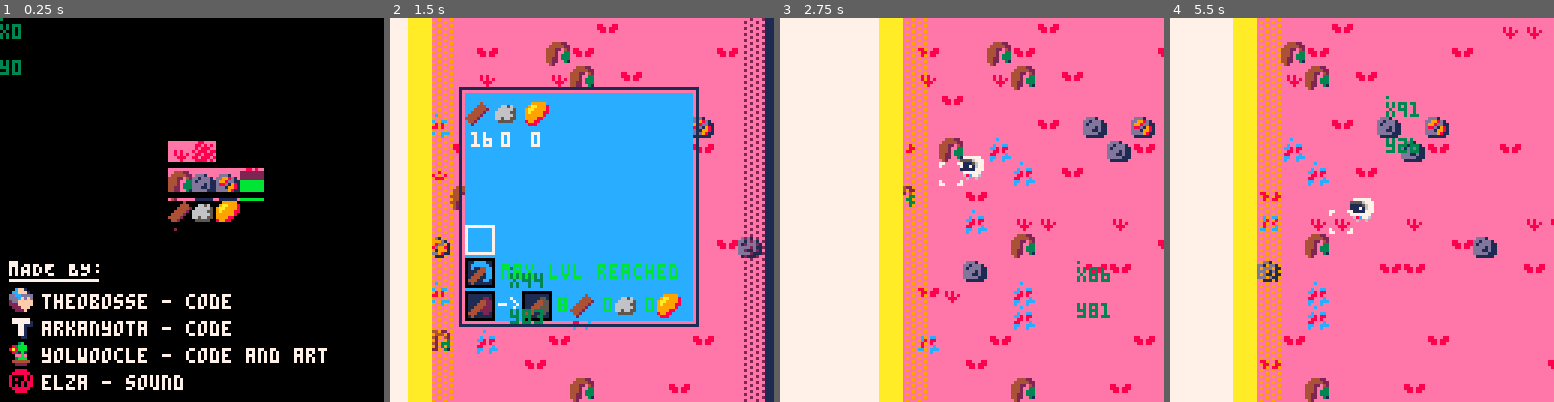
Above: before the commit, frames 1-4 (left to right).
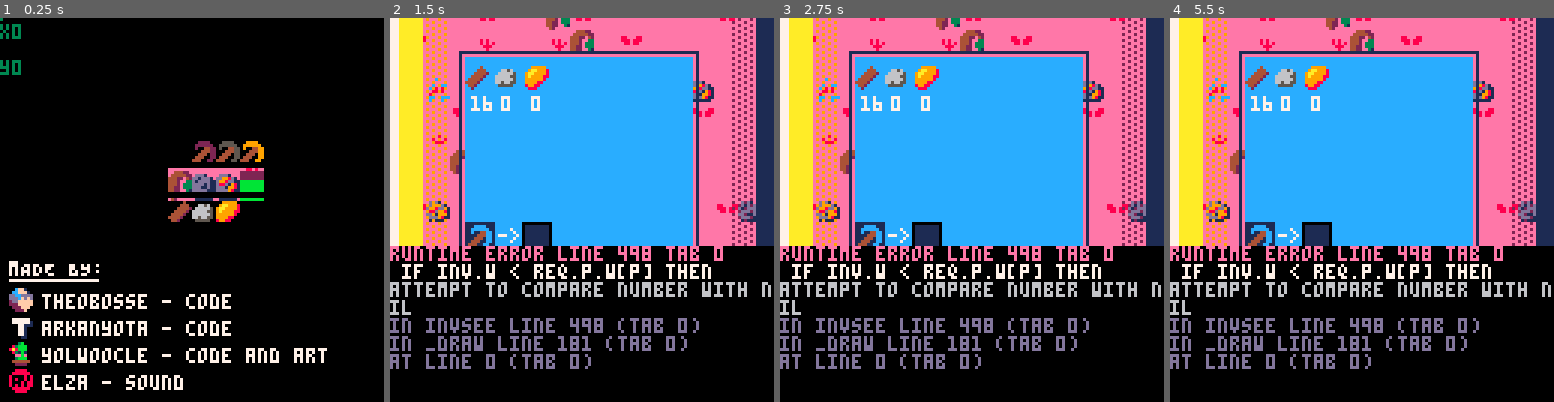
Above: after the commit, the same moments.

Repository: ARKANYOTA/ludumdare47
Game: PICO-8 cartridge arkanv1.p8
Same seed, same stepped clock (60 frames per second), same inputs: the game is played once before the commit and once after it.
Inputs (mouse positions are in pixels of both pictures, inside the frame that each line leads up to):
- Up to frame 1 (0.25 s): no input
- Up to frame 2 (1.5 s): tap O (Z key) at 0.33, 0.7, 1.43 s; click (459, 121) at 0.67 s; tap X (X key) at 1.07 s; click (520, 267) at 1.22 s
- Up to frame 3 (2.75 s): click (975, 114) at 1.77 s; hold Left 1.97-2.37 s; tap X (X key) at 2.07, 2.4, 2.73 s; tap O (Z key) at 2.22 s; click (1037, 259) at 2.32 s; hold Down from 2.42 s (still down)
- Up to frame 4 (5.5 s): release Down at 2.82 s; click (1492, 106) at 2.87 s; hold Right 2.87-3.53 s; tap X (X key) every 0.33 s from 3.07 to 5.4 s; tap O (Z key) at 3.1, 3.98, 4.87 s; click (1254, 256) at 3.42 s; hold Up 3.58-4.08 s; click (1315, 102) at 3.97 s; hold Right 4.13-4.53 s; click (1381, 248) at 4.52 s; hold Down 4.58-5.08 s; click (1442, 94) at 5.07 s; hold Left from 5.13 s (still down)

The runs differ from the first frame. In frame 1, 1.1% of the frame differs, in the area x 43-69%, y 32-56%; in frame 2, 56%; in frame 3, 87%, in the area x 0-100%, y 0-100%; in frame 4, 86%.
Error after the commit: runtime error line 498 tab 0; if inv.w < req.p.w[p] then; attempt to compare number with nil

Commit message:
stone is ok

Diff:
--- a/arkanv1.p8
+++ b/arkanv1.p8
@@ -7,7 +7,7 @@
 --yolwoocle
 --and elza
 sp = 0 --0=blanc; 1=jaune; 2=rouge
-bdebug = false
+bdebug = true
 clock=0
 --camera
 cx = 0
@@ -39,12 +39,9 @@
 --pioche(pixaxe)
 p=4
 --hache(axe)
-
-a=1
-pmax = 3
-amax = 3
+a=4
+
 inv={w=16,s=0,i=0,c=0,m=0}
-
 open=false
 --requied item
 req={
@@ -58,13 +55,7 @@
 		s={0,2,4},
 		i={0,0,5}
 	},
-	f={
-		w={64,64,64,64},
-		s={64,64,64,64},
-		i={64,64,64,64},
-		c={64,64,64,64},
-		m={64,64,64,64}
-	}
+	f={64,64,64}
 }
 sobj = 0
 
@@ -163,11 +154,17 @@
 		mat=mget(cux/8,cuy/8)
 		t=gettime(mat)
 		if mt>0 and
-		canmine(m) then
+		canmine(mat) then
 		  color(1)
-		  pe=((mt/t)*100)\1
+		  if t==nil then
+		    pe=0
+		  else
+		    pe=((mt/t)*100)\1
+		  end
+
 		  lx=cux
 		  ly=cuy
+
 		  if rot==0 then
 		    ly-=8
 		  elseif rot==1 then
@@ -273,12 +270,14 @@
       return 120
     end
   elseif material==81 then
-    if p==1 then
+    if p==2 then
       return 120
-    elseif p==2 then
+    elseif p==3 then
       return 90
-    elseif p==3 then
+    elseif p==4 then
       return 70
+    else
+      return 50
     end
   elseif material==82 then
     if p==1 then
@@ -313,27 +312,23 @@
 -- menu
 intmenu = 0
 tuto = false
-info = true
 function upmenu()
 	--btn control
 
  if btnp(⬇️) then intmenu +=1 end
  if btnp(⬆️) then intmenu -=1 end
  if btnp(❎) or btnp(🅾️) then
-  if intmenu%4==0 then
+  if intmenu%3==0 then
  		menu=false
  	end
- 	if intmenu%4==1 then
+ 	if intmenu%3==1 then
  		tuto=not tuto
  	end
- 	if intmenu%4==2 then
+ 	if intmenu%3==2 then
 
  	end
- 	if intmenu%4==3 then
-			info=not info
- 	end
- end
- if intmenu%4==2 then
+ end
+ if intmenu%3==2 then
   if btnp(⬅️) then sp =(sp+1)%3 end
   if btnp(➡️) then sp =(sp-1)%3 end
 -- 	if btnp(⬅️) then sp =sp+1 end
@@ -346,29 +341,23 @@
 end
 
 function drmenu()
+	--print("arkan theodore yolwoocle elza")
 	--affiche
-	if intmenu%4==0 then
- 	spr(130,56,40, 2,1)
+	if intmenu%3==0 then
+ 	spr(132,56,40, 4,1)
  else
  	spr(128,56,40, 4,1)
  end
- if intmenu%4==1 then
- 	spr(146,56,50, 2,1)
+ if intmenu%3==1 then
+ 	spr(148,56,50, 4,1)
  else
  	spr(144,56,50, 4,1)
  end
-
- if intmenu%4==2 then
- 	spr(162,56,60, 2,1)
-
+ if intmenu%3==2 then
+ 	spr(164,56,60, 4,1)
  	spr(4+(sp*16),46,60, 1,1)
  else
  	spr(160,56,60, 4,1)
- end
- if intmenu%4==3 then
- 	spr(178,56,70, 2,1)
- else
- 	spr(176,56,70, 2,1)
  end
  --tuto
  if tuto then
@@ -384,19 +373,16 @@
  	print("❎ invntory",zx+40, zy+10)
  end
 
-	if info then
- 	 color(7)
-     print("mADE BY:",3,81)
-     line(3,87,32,87)
-     for i=0,3 do
-	 spr(i+124,3,90+i*9)
-     print("theobosse - code",14,92)
-     print("arkanyota - code",14,101)
-     print("yolwoocle - code and art",14,110)
-     print("elza - sound",14,119)
-    end
- end
-
+ color(7)
+ print("mADE BY:",3,81)
+ line(3,87,32,87)
+ for i=0,3 do
+ 	spr(i+124,3,90+i*9)
+ end
+ print("theobosse - code",14,92)
+ print("arkanyota - code",14,101)
+ print("yolwoocle - code and art",14,110)
+ print("elza - sound",14,119)
 end
 
 
@@ -503,76 +489,72 @@
 	--pioche actuelle
 	rectfill(cx+25, 80, cx+25+9, 80+9, 1)
 	spr(68+p, cx+26, 81)
-	if pmax>=p then
-		--pioche vers upgrade
-	 rectfill(cx+44, 80, cx+44+9, 80+9, 1)
-	 rect(cx+44, 80, cx+44+9, 80+9, 0)
-		spr(69+p, cx+45, 81)
-		--fleche entre 2
-		printui("->",36,82)
-
-		--couleur du chiffre avant
-		if inv.w < req.p.w[p] then
-			wcolor = 8 else wcolor = 11
-		end
-		if inv.s < req.p.s[p] then
-			scolor = 8 else scolor = 11
-		end
-		if inv.i < req.p.i[p] then
-			icolor = 8 else icolor = 11
-		end
-
-		--chiffre et sprite de ce que
-		--on a besoin pour craft
-		spr(96,cx+60,81)
-		printui(req.p.w[p],56,82, wcolor)
-
-		spr(97,cx+75,81)
-		printui(req.p.s[p],71,82, scolor)
-
-		spr(98,cx+89,81)
-		printui(req.p.i[p],85,82, icolor)
-	else
-		printui("max lvl reached",37,82, 11)
-	end
+
+	--pioche vers upgrade
+ rectfill(cx+44, 80, cx+44+9, 80+9, 1)
+ rect(cx+44, 80, cx+44+9, 80+9, 0)
+	spr(69+p, cx+45, 81)
+	--fleche entre 2
+	printui("->",36,82)
+
+	--couleur du chiffre avant
+	if inv.w < req.p.w[p] then
+		wcolor = 8 else wcolor = 11
+	end
+	if inv.s < req.p.s[p] then
+		scolor = 8 else scolor = 11
+	end
+	if inv.i < req.p.i[p] then
+		icolor = 8 else icolor = 11
+	end
+
+	--chiffre et sprite de ce que
+	--on a besoin pour craft
+	spr(96,cx+60,81)
+	printui(req.p.w[p],56,82, wcolor)
+
+	spr(97,cx+75,81)
+	printui(req.p.s[p],71,82, scolor)
+
+	spr(98,cx+89,81)
+	printui(req.p.i[p],85,82, icolor)
+
 
 	--hache
 	--upgrade hache
 	--hache actuelle
 	rectfill(cx+25, 91, cx+25+9, 91+9, 1)
 	spr(84+a, cx+26, 92)
-	if amax>=a then
-		--pioche vers upgrade
-	 rectfill(cx+44, 91, cx+44+9, 91+9, 1)
-	 rect(cx+44, 91, cx+44+9, 91+9, 0)
-		spr(85+a, cx+45, 92)
-		--fleche entre 2
-		printui("->",36,93)
-
-		--couleur du chiffre avant
-		if inv.w < req.a.w[a] then
-			wcolor = 8 else	wcolor = 11
-		end
-		if inv.s < req.a.s[a] then
-			scolor = 8 else scolor = 11
-		end
-		if inv.i < req.a.i[a] then
-			icolor = 8 else icolor = 11
-		end
-
-		--chiffre et sprite de ce que
-		--on a besoin pour craft
-		spr(96,cx+60,92)
-		printui(req.a.w[a],56,93, wcolor)
-
-		spr(97,cx+75,92)
-		printui(req.a.s[a],71,93, scolor)
-
-		spr(98,cx+89,92)
-		printui(req.a.i[a],85,93, icolor)
-	else
-		printui("max lvl reached",37,92, 11)
-	end
+
+	--pioche vers upgrade
+ rectfill(cx+44, 91, cx+44+9, 91+9, 1)
+ rect(cx+44, 91, cx+44+9, 91+9, 0)
+	spr(85+a, cx+45, 92)
+	--fleche entre 2
+	printui("->",36,93)
+
+	--couleur du chiffre avant
+	if inv.w < req.a.w[a] then
+		wcolor = 8 else	wcolor = 11
+	end
+	if inv.s < req.a.s[a] then
+		scolor = 8 else scolor = 11
+	end
+	if inv.i < req.a.i[a] then
+		icolor = 8 else icolor = 11
+	end
+
+	--chiffre et sprite de ce que
+	--on a besoin pour craft
+	spr(96,cx+60,92)
+	printui(req.a.w[a],56,93, wcolor)
+
+	spr(97,cx+75,92)
+	printui(req.a.s[a],71,93, scolor)
+
+	spr(98,cx+89,92)
+	printui(req.a.i[a],85,93, icolor)
+
 
 	--selected object
 	--contour
@@ -591,6 +573,17 @@
 	else
 		rect(cx+25, 91, cx+25+9, 91+9, 0)
 	end
+
+	--crafting
+	--pioche
+	printui(sobj, 0,0, 3)
+	printui(debugvar, 0,10, 3)
+	printui(a.."  "..p, 0,100, 3)
+	printui(inv.w.."  "..req.p.w[p], 0,20, 3)
+	printui(inv.w < req.p.w[p], 0,30, 3)
+
+	printui(inv.w.."  "..req.a.w[a], 0,50, 3)
+	printui(inv.w < req.a.w[a], 0,60, 3)
 
 end
 
Not shown, changed: 25 lines of the sprite sheet (__gfx__) section of arkanv1.p8
